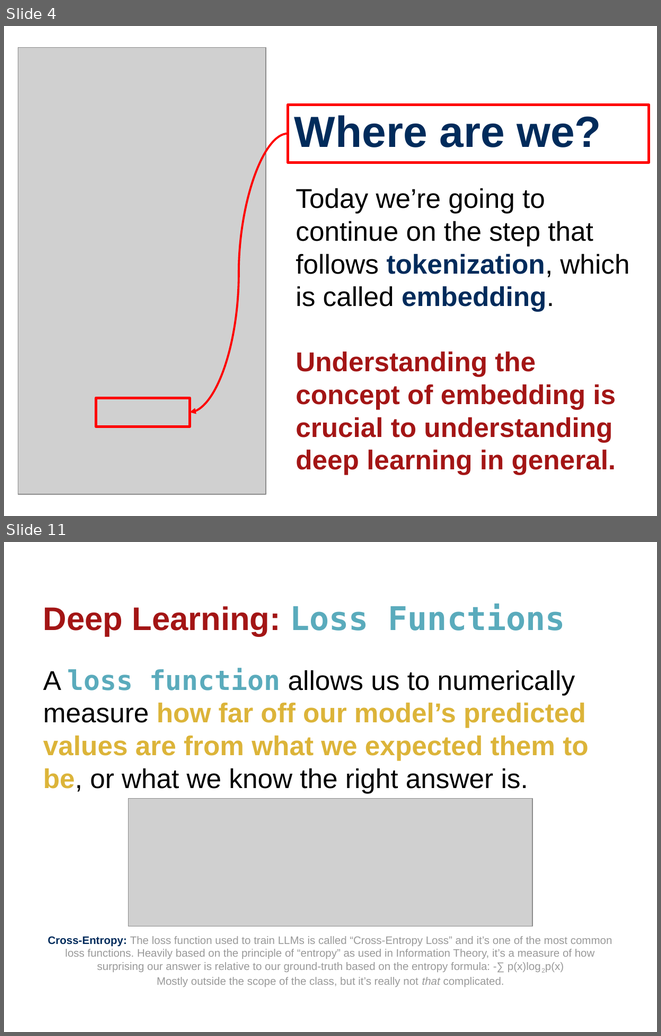
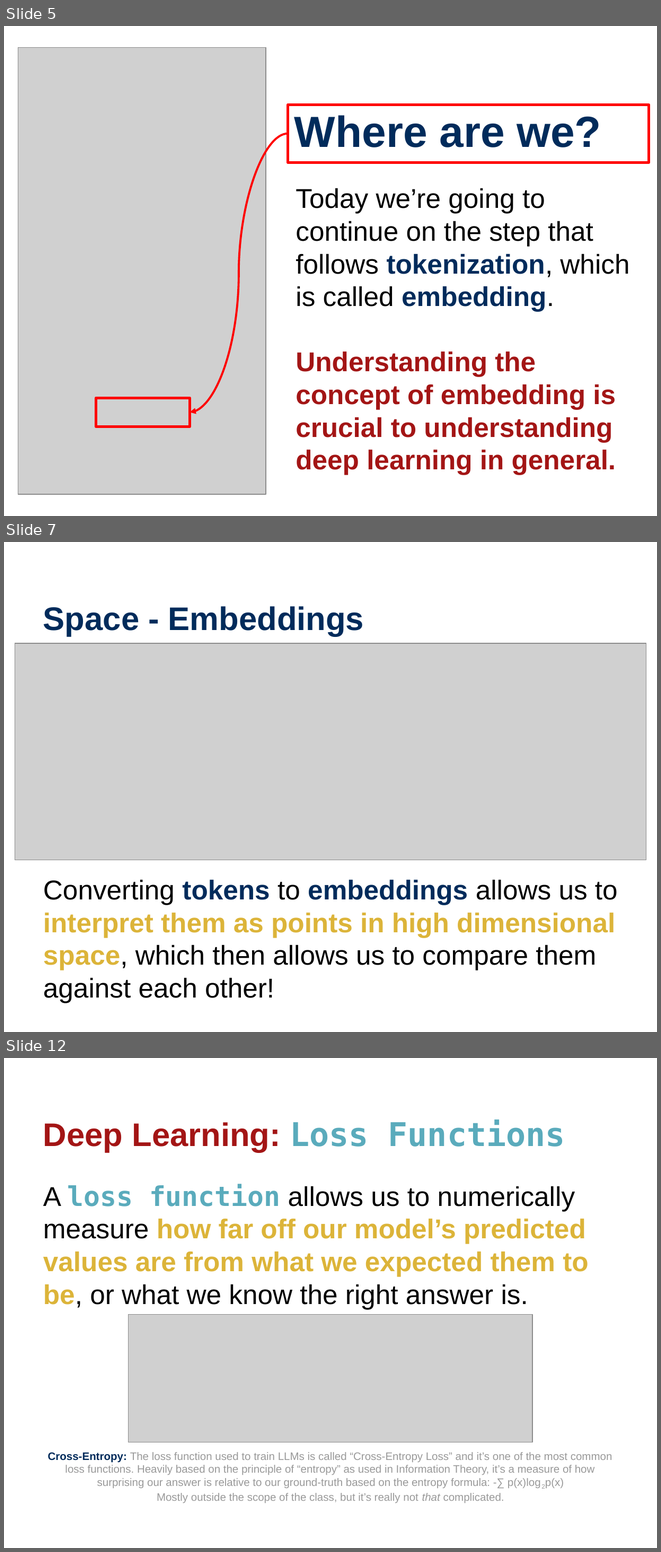
Before and after one commit to wtheisen/nd-cse-10124-lectures, a slide deck: Blank/Lecture_07_ Embeddings_02.pptx. Shown one above the other, each under a label of ours: slides 4 and 11 before the commit, slides 5, 7 and 12 after it; the slides between them are not shown. The pictures are 661x1036 and 661x1552 pixels, drawn with LibreOffice and Linux fonts; fonts in the diff are those of the drawing; grey boxes stand for pictures. Boxes give left, top, right and bottom in pixels: in the first picture for what was removed or moved away, otherwise in the second. Text is boxed around its words. In the diff, an @@ line names an element or a change of style, - is before the commit and + after.

```diff
--- a/Blank/Lecture_07_ Embeddings_02.pptx
+++ b/Blank/Lecture_07_ Embeddings_02.pptx
@@ slide 7 added at [4,542,657,1032], background #FFFFFF @@
@@ title added at [43,606,364,636], 36 pt, text #002B5B, bold @@
+Space - Embeddings
@@ picture added at [15,643,646,860] @@
@@ text added at [43,879,618,1003], 30 pt, text #000000 @@
+Converting tokens to embeddings allows us to interpret them as points in high dimensional space, which then allows us to compare them against each other!
@@ what was slide 4 is now slide 5 @@
@@ what was slide 11 is now slide 12 @@
```
Also in this commit, not shown: 3 slides changed, 8 other slides added, 9 slides removed, 12 other files.
